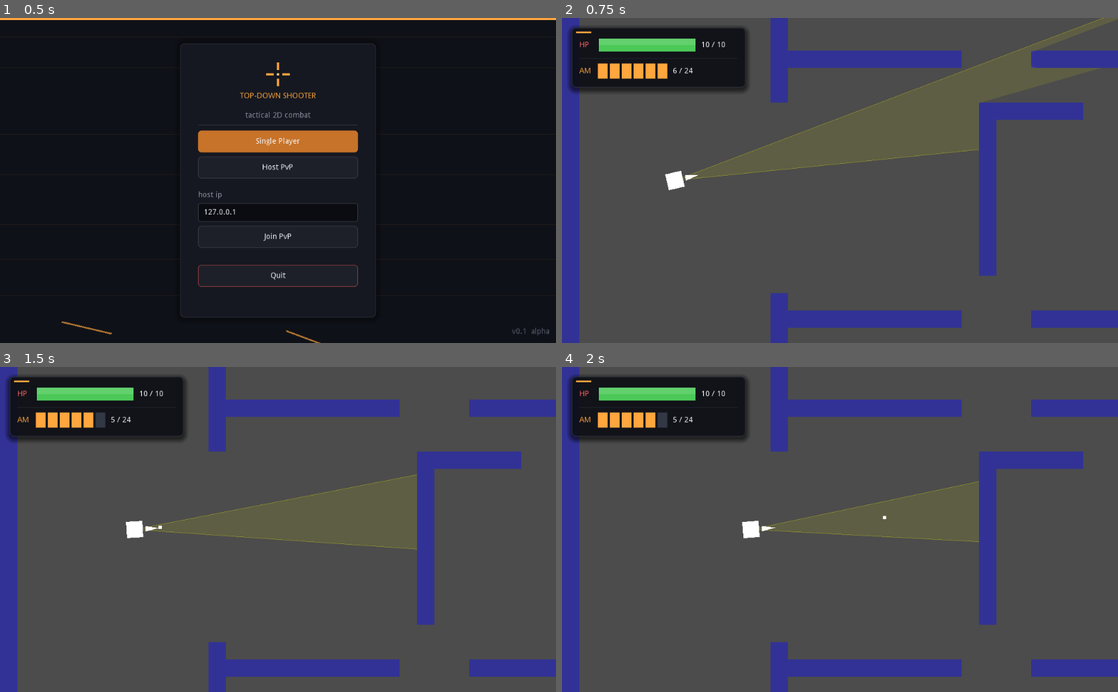
Above: before the commit, frames 1-4 (two rows, left to right).
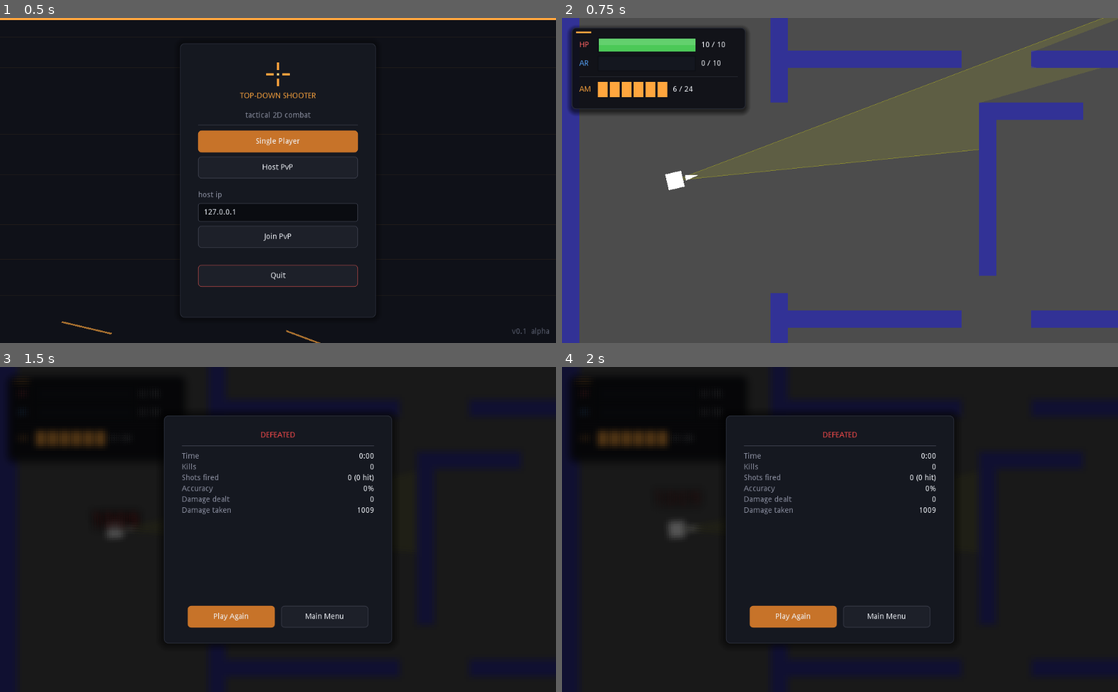
Above: after the commit, the same moments.

Repository: tvorj/topdownshooter
Game: Godot game, scene res://MainMenu.tscn
The game is run twice, just before and just after one commit, with the same random seed, the same clock (stepped at 60 frames per second) and the same inputs. The engine's default icon, where the game draws it, is replaced by a stand-in: a white triangle on a blue panel in a dark square.
Inputs (mouse positions are in pixels of both pictures, inside the frame that each line leads up to):
- Up to frame 1 (0.5 s): no input
- Up to frame 2 (0.75 s): click "Single Player" at 0.5 s
- Up to frame 3 (1.5 s): tap Enter at 1.25 s; move the mouse to (400, 513) at 1.27 s; hold D (move_right) from 1.28 s (still down); hold X from 1.28 s (still down); click (400, 513) at 1.35 s
- Up to frame 4 (2 s): keep holding D (move_right); keep holding X

Frame 1 is identical in both runs. In frame 2, 3.2% of the frame differs, in the area x 1-34%, y 13-30%; in frame 3, 96%, in the area x 0-100%, y 0-100%; in frame 4, 96%.

Commit message:
Add armor system: implement armor pickups, UI, and related mechanics

Diff:
--- /dev/null
+++ b/ArmorPickup.gd
@@ -0,0 +1,92 @@
+extends Area2D
+
+export var armor_amount = 4
+export var life_time = 20.0
+export var bob_speed = 4.0
+export var bob_height = 4.0
+
+onready var tween = $Tween
+onready var polygon = $Polygon2D
+onready var collision_shape = $CollisionShape2D
+
+var base_position = Vector2.ZERO
+var age = 0.0
+var picked = false
+
+
+func _ready():
+	add_to_group("armor_pickup")
+
+	monitoring = true
+	monitorable = true
+	z_index = 50
+
+	if polygon:
+		polygon.z_index = 50
+
+	if collision_shape:
+		collision_shape.disabled = false
+
+	if not is_connected("body_entered", self, "_on_ArmorPickup_body_entered"):
+		connect("body_entered", self, "_on_ArmorPickup_body_entered")
+
+	base_position = global_position
+
+	scale = Vector2(0.2, 0.2)
+	modulate.a = 0.0
+
+	tween.interpolate_property(self, "scale",
+		Vector2(0.2, 0.2), Vector2(1.0, 1.0),
+		0.25, Tween.TRANS_BACK, Tween.EASE_OUT)
+	tween.interpolate_property(self, "modulate:a",
+		0.0, 1.0, 0.25, Tween.TRANS_SINE, Tween.EASE_OUT)
+	tween.start()
+
+
+func _process(delta):
+	if picked:
+		return
+
+	age += delta
+	global_position.y = base_position.y + sin(age * bob_speed) * bob_height
+
+	if age >= life_time:
+		despawn()
+
+
+func _on_ArmorPickup_body_entered(body):
+	if picked:
+		return
+
+	if body.has_method("add_armor"):
+		var was_added = body.add_armor(armor_amount)
+		if was_added:
+			pickup()
+
+
+func pickup():
+	picked = true
+	tween.stop_all()
+	tween.interpolate_property(self, "scale",
+		scale, Vector2(1.4, 1.4),
+		0.12, Tween.TRANS_SINE, Tween.EASE_OUT)
+	tween.interpolate_property(self, "modulate:a",
+		modulate.a, 0.0,
+		0.12, Tween.TRANS_SINE, Tween.EASE_OUT)
+	tween.start()
+	yield(tween, "tween_all_completed")
+	queue_free()
+
+
+func despawn():
+	picked = true
+	tween.stop_all()
+	tween.interpolate_property(self, "scale",
+		scale, Vector2(0.2, 0.2),
+		0.2, Tween.TRANS_SINE, Tween.EASE_IN)
+	tween.interpolate_property(self, "modulate:a",
+		modulate.a, 0.0,
+		0.2, Tween.TRANS_SINE, Tween.EASE_IN)
+	tween.start()
+	yield(tween, "tween_all_completed")
+	queue_free()
--- /dev/null
+++ b/ArmorPickup.tscn
@@ -0,0 +1,28 @@
+[gd_scene load_steps=3 format=2]
+
+[ext_resource path="res://ArmorPickup.gd" type="Script" id=1]
+
+[sub_resource type="RectangleShape2D" id=1]
+extents = Vector2( 20, 20 )
+
+[node name="ArmorPickup" type="Area2D"]
+script = ExtResource( 1 )
+
+[node name="CollisionShape2D" type="CollisionShape2D" parent="."]
+shape = SubResource( 1 )
+
+[node name="Polygon2D" type="Polygon2D" parent="."]
+color = Color( 0.345, 0.65, 1, 1 )
+polygon = PoolVector2Array( -16, -16, 16, -16, 16, 16, -16, 16 )
+
+[node name="ShieldOutline" type="Polygon2D" parent="."]
+color = Color( 1, 1, 1, 0.95 )
+polygon = PoolVector2Array( 0, -12, 10, -7, 10, 3, 0, 12, -10, 3, -10, -7 )
+
+[node name="ShieldInner" type="Polygon2D" parent="."]
+color = Color( 0.18, 0.45, 0.85, 1 )
+polygon = PoolVector2Array( 0, -8, 7, -5, 7, 2, 0, 8, -7, 2, -7, -5 )
+
+[node name="Tween" type="Tween" parent="."]
+
+[connection signal="body_entered" from="." to="." method="_on_ArmorPickup_body_entered"]
--- /dev/null
+++ b/ArmorSpawner.gd
@@ -0,0 +1,62 @@
+extends Node2D
+
+export(PackedScene) var ArmorPickupScene
+export var spawn_interval = 12.0
+export var max_pickups = 2
+export var spawn_on_start = true
+export var occupied_radius = 24.0
+
+onready var spawn_points_root = get_node_or_null("../ArmorSpawnPoints")
+
+var spawn_timer = 0.0
+
+
+func _ready():
+	randomize()
+	if spawn_on_start:
+		for _i in range(max_pickups):
+			try_spawn_pickup()
+	spawn_timer = spawn_interval
+
+
+func _process(delta):
+	if ArmorPickupScene == null or spawn_points_root == null:
+		return
+
+	spawn_timer -= delta
+	if spawn_timer <= 0:
+		spawn_timer = spawn_interval
+		try_spawn_pickup()
+
+
+func try_spawn_pickup():
+	if ArmorPickupScene == null or spawn_points_root == null:
+		return
+
+	var existing = get_tree().get_nodes_in_group("armor_pickup")
+	if existing.size() >= max_pickups:
+		return
+
+	var points = spawn_points_root.get_children()
+	if points.size() == 0:
+		return
+
+	var free_points = []
+	for sp in points:
+		var taken = false
+		for p in existing:
+			if p.global_position.distance_to(sp.global_position) < occupied_radius:
+				taken = true
+				break
+		if not taken:
+			free_points.append(sp)
+
+	if free_points.size() == 0:
+		return
+
+	var point = free_points[randi() % free_points.size()]
+	var pickup = ArmorPickupScene.instance()
+	pickup.position = point.global_position
+	get_parent().add_child(pickup)
+	if pickup.has_method("set_spawn_position"):
+		pickup.set_spawn_position(point.global_position)
--- a/Player.gd
+++ b/Player.gd
@@ -8,6 +8,8 @@
 export var speed = 200
 export var hp = 10
 export var max_hp = 10
+export var armor = 0
+export var max_armor = 10
 
 # --- Vision ---
 export var vision_distance = 5000
@@ -47,6 +49,8 @@
 onready var hp_bar_fill = get_node_or_null("../UI/Hud/HpRow/HpBarBg/HpBarFill")
 onready var ammo_text = get_node_or_null("../UI/Hud/AmmoRow/AmmoText")
 onready var ammo_icons = get_node_or_null("../UI/Hud/AmmoRow/AmmoIcons")
+onready var armor_text = get_node_or_null("../UI/Hud/ArmorRow/ArmorText")
+onready var armor_bar_fill = get_node_or_null("../UI/Hud/ArmorRow/ArmorBarBg/ArmorBarFill")
 
 # --- Network sync ---
 puppet var puppet_pos = Vector2.ZERO
@@ -56,6 +60,8 @@
 func _is_local():
 	return not GameState.is_pvp() or is_network_master()
 
+
+var _x_was_pressed = false
 
 func _ready():
 	current_ammo = magazine_size
@@ -65,6 +71,7 @@
 	if _is_local():
 		update_hp_ui()
 		update_ammo_ui()
+		update_armor_ui()
 	update()
 
 
@@ -125,6 +132,11 @@
 	if Input.is_key_pressed(KEY_R):
 		start_reload()
 
+	var x_now = Input.is_key_pressed(KEY_X)
+	if x_now and not _x_was_pressed:
+		suicide()
+	_x_was_pressed = x_now
+
 	if Input.is_action_just_pressed("click") and shoot_timer <= 0:
 		try_shoot()
 
@@ -136,6 +148,7 @@
 const HP_COLOR_LOW = Color(1.0, 0.298, 0.298, 1)
 const AMMO_COLOR_FULL = Color(1.0, 0.65, 0.243, 1)
 const AMMO_COLOR_EMPTY = Color(0.2, 0.22, 0.27, 1)
+const ARMOR_COLOR = Color(0.345, 0.65, 1.0, 1)
 
 func update_hp_ui():
 	if not _is_local():
@@ -152,6 +165,18 @@
 			hp_bar_fill.color = HP_COLOR_MID
 		else:
 			hp_bar_fill.color = HP_COLOR_LOW
+
+
+func update_armor_ui():
+	if not _is_local():
+		return
+	var ratio = clamp(float(armor) / float(max(max_armor, 1)), 0.0, 1.0)
+	if armor_text:
+		armor_text.text = str(armor) + " / " + str(max_armor)
+	if armor_bar_fill:
+		armor_bar_fill.anchor_right = ratio
+		armor_bar_fill.margin_right = 0
+		armor_bar_fill.color = ARMOR_COLOR
 
 
 func update_ammo_ui():
@@ -298,8 +323,8 @@
 		new_hp = max_hp
 
 	if GameState.is_pvp():
-		_apply_hp(new_hp, 0)
-		rpc("sync_hp", new_hp, 0)
+		_apply_armor_hp(armor, new_hp, 0)
+		rpc("sync_armor_hp", armor, new_hp, 0)
 	else:
 		hp = new_hp
 		update_hp_ui()
@@ -307,6 +332,30 @@
 	return true
 
 
+func add_armor(amount) -> bool:
+	if is_dead:
+		return false
+	if armor >= max_armor:
+		return false
+
+	if GameState.is_pvp():
+		if not get_tree().is_network_server():
+			return false
+
+	var new_armor = armor + amount
+	if new_armor > max_armor:
+		new_armor = max_armor
+
+	if GameState.is_pvp():
+		_apply_armor_hp(new_armor, hp, 0)
+		rpc("sync_armor_hp", new_armor, hp, 0)
+	else:
+		armor = new_armor
+		update_armor_ui()
+
+	return true
+
+
 # --- Damage / death ---
 
 func take_damage(amount):
@@ -316,39 +365,59 @@
 	if GameState.is_pvp():
 		if not get_tree().is_network_server():
 			return
-		var new_hp = hp - amount
+		var soak = min(armor, amount)
+		var new_armor = armor - soak
+		var dmg_through = amount - soak
+		var new_hp = hp - dmg_through
 		if new_hp < 0:
 			new_hp = 0
-		_apply_hp(new_hp, amount)
-		rpc("sync_hp", new_hp, amount)
+		_apply_armor_hp(new_armor, new_hp, amount)
+		rpc("sync_armor_hp", new_armor, new_hp, amount)
 	else:
-		_apply_damage(amount)
-
-
-remote func sync_hp(new_hp, amount):
-	_apply_hp(new_hp, amount)
-
-
-func _apply_damage(amount):
-	var new_hp = hp - amount
-	if new_hp < 0:
-		new_hp = 0
-	_apply_hp(new_hp, amount)
-
-
-func _apply_hp(new_hp, amount):
+		var soak = min(armor, amount)
+		var new_armor = armor - soak
+		var dmg_through = amount - soak
+		var new_hp = hp - dmg_through
+		if new_hp < 0:
+			new_hp = 0
+		_apply_armor_hp(new_armor, new_hp, amount)
+
+
+remote func sync_armor_hp(new_armor, new_hp, amount):
+	_apply_armor_hp(new_armor, new_hp, amount)
+
+
+func _apply_armor_hp(new_armor, new_hp, amount):
 	if is_dead:
 		return
 	if amount > 0 and _is_local():
 		stats.damage_taken += amount
+	armor = new_armor
 	hp = new_hp
 	update_hp_ui()
+	update_armor_ui()
 	if DamageNumberScene and amount > 0:
 		var dmg = DamageNumberScene.instance()
 		get_parent().add_child(dmg)
 		dmg.setup(amount, global_position)
 	if hp <= 0:
 		die()
+
+
+func suicide():
+	if is_dead:
+		return
+	if not _is_local():
+		return
+	if GameState.is_pvp() and not get_tree().is_network_server():
+		rpc_id(1, "net_suicide")
+	else:
+		take_damage(hp + armor + 999)
+
+
+remote func net_suicide():
+	if get_tree().is_network_server():
+		take_damage(hp + armor + 999)
 
 
 func die():
@@ -434,7 +503,7 @@
 	return true
 
 
-const TARGET_BODY_RADIUS_ENEMY = 32.0
+const TARGET_BODY_RADIUS_ENEMY = 16.0
 const TARGET_BODY_RADIUS_PLAYER = 18.0
 
 func is_strictly_in_fov(target) -> bool:
--- a/World.gd
+++ b/World.gd
@@ -159,6 +159,8 @@
 	for pk in get_tree().get_nodes_in_group("ammo_pickup"):
 		pk.set_process(false)
 	for pk in get_tree().get_nodes_in_group("health_pickup"):
+		pk.set_process(false)
+	for pk in get_tree().get_nodes_in_group("armor_pickup"):
 		pk.set_process(false)
 
 
--- a/World.tscn
+++ b/World.tscn
@@ -6,6 +6,8 @@
 [ext_resource path="res://AmmoPickup.tscn" type="PackedScene" id=6]
 [ext_resource path="res://HealthSpawner.gd" type="Script" id=7]
 [ext_resource path="res://HealthPickup.tscn" type="PackedScene" id=8]
+[ext_resource path="res://ArmorSpawner.gd" type="Script" id=9]
+[ext_resource path="res://ArmorPickup.tscn" type="PackedScene" id=10]
 
 [sub_resource type="ConvexPolygonShape2D" id=3]
 points = PoolVector2Array( 0, 0, 32, 0, 32, 32, 0, 32 )
@@ -81,7 +83,7 @@
 margin_left = 18.0
 margin_top = 18.0
 margin_right = 338.0
-margin_bottom = 128.0
+margin_bottom = 168.0
 
 [node name="HudBg" type="Panel" parent="UI/Hud"]
 anchor_right = 1.0
@@ -148,18 +150,72 @@
 custom_colors/font_color = Color( 0.95, 0.96, 0.98, 1 )
 text = "10 / 10"
 
+[node name="ArmorRow" type="HBoxContainer" parent="UI/Hud"]
+margin_left = 14.0
+margin_top = 52.0
+margin_right = 306.0
+margin_bottom = 80.0
+custom_constants/separation = 10
+
+[node name="ArmorIcon" type="Label" parent="UI/Hud/ArmorRow"]
+margin_top = 6.0
+margin_right = 24.0
+margin_bottom = 22.0
+rect_min_size = Vector2( 24, 0 )
+custom_colors/font_color = Color( 0.345, 0.65, 1, 1 )
+text = "AR"
+
+[node name="ArmorBarBg" type="ColorRect" parent="UI/Hud/ArmorRow"]
+margin_left = 34.0
+margin_right = 214.0
+margin_bottom = 28.0
+rect_min_size = Vector2( 180, 18 )
+color = Color( 0.039, 0.047, 0.067, 1 )
+
+[node name="ArmorBarInset" type="ColorRect" parent="UI/Hud/ArmorRow/ArmorBarBg"]
+anchor_right = 1.0
+anchor_bottom = 1.0
+margin_left = 1.0
+margin_top = 1.0
+margin_right = -1.0
+margin_bottom = -1.0
+color = Color( 0.08, 0.09, 0.12, 1 )
+
+[node name="ArmorBarFill" type="ColorRect" parent="UI/Hud/ArmorRow/ArmorBarBg"]
+anchor_right = 0.0
+anchor_bottom = 1.0
+margin_left = 2.0
+margin_top = 2.0
+margin_right = 0.0
+margin_bottom = -2.0
+color = Color( 0.345, 0.65, 1, 1 )
+
+[node name="ArmorBarGloss" type="ColorRect" parent="UI/Hud/ArmorRow/ArmorBarBg/ArmorBarFill"]
+anchor_right = 1.0
+anchor_bottom = 0.5
+color = Color( 1, 1, 1, 0.13 )
+mouse_filter = 2
+
+[node name="ArmorText" type="Label" parent="UI/Hud/ArmorRow"]
+margin_left = 224.0
+margin_top = 6.0
+margin_right = 292.0
+margin_bottom = 22.0
+custom_colors/font_color = Color( 0.95, 0.96, 0.98, 1 )
+text = "0 / 10"
+
 [node name="RowDivider" type="ColorRect" parent="UI/Hud"]
 margin_left = 14.0
-margin_top = 56.0
+margin_top = 90.0
 margin_right = 306.0
-margin_bottom = 57.0
+margin_bottom = 91.0
 color = Color( 0.235, 0.247, 0.298, 0.5 )
 
 [node name="AmmoRow" type="HBoxContainer" parent="UI/Hud"]
 margin_left = 14.0
-margin_top = 66.0
+margin_top = 100.0
 margin_right = 306.0
-margin_bottom = 94.0
+margin_bottom = 128.0
 custom_constants/separation = 10
 
 [node name="AmmoIcon" type="Label" parent="UI/Hud/AmmoRow"]
@@ -404,5 +460,22 @@
 max_pickups = 4
 HealthPickupScene = ExtResource( 8 )
 
+[node name="ArmorSpawnPoints" type="Node2D" parent="."]
+
+[node name="ArmorSpawnPoint1" type="Position2D" parent="ArmorSpawnPoints"]
+position = Vector2( 912, 784 )
+
+[node name="ArmorSpawnPoint2" type="Position2D" parent="ArmorSpawnPoints"]
+position = Vector2( 1648, 784 )
+
+[node name="ArmorSpawnPoint3" type="Position2D" parent="ArmorSpawnPoints"]
+position = Vector2( 1296, 624 )
+
+[node name="ArmorSpawner" type="Node2D" parent="."]
+script = ExtResource( 9 )
+spawn_interval = 25.0
+max_pickups = 1
+ArmorPickupScene = ExtResource( 10 )
+
 [connection signal="pressed" from="UI/GameOverScreen/Center/Card/Margin/VBox/ButtonRow/PlayAgainBtn" to="." method="_on_PlayAgainBtn_pressed"]
 [connection signal="pressed" from="UI/GameOverScreen/Center/Card/Margin/VBox/ButtonRow/MainMenuBtn" to="." method="_on_MainMenuBtn_pressed"]
--- a/enemy.tscn
+++ b/enemy.tscn
@@ -6,7 +6,7 @@
 [ext_resource path="res://DamageNumber.tscn" type="PackedScene" id=4]
 
 [sub_resource type="RectangleShape2D" id=1]
-extents = Vector2( 32, 31.5 )
+extents = Vector2( 10, 10 )
 
 [node name="enemy" type="KinematicBody2D" groups=["enemy"]]
 script = ExtResource( 2 )
@@ -14,8 +14,8 @@
 DamageNumberScene = ExtResource( 4 )
 
 [node name="Sprite" type="Sprite" parent="."]
+scale = Vector2( 0.5, 0.5 )
 texture = ExtResource( 1 )
 
 [node name="CollisionShape2D" type="CollisionShape2D" parent="." groups=["enemy"]]
-position = Vector2( 0, -0.5 )
 shape = SubResource( 1 )
--- a/project.godot
+++ b/project.godot
@@ -31,7 +31,7 @@
 
 click={
 "deadzone": 0.5,
-"events": [ Object(InputEventMouseButton,"resource_local_to_ …(183 unchanged characters)… ( 0, 0 ),"factor":1.0,"button_index":1,"pressed":false,"doubleclick":false,"script":null)
+"events": [ Object(InputEventMouseButton,"resource_local_to_ …(183 unchanged characters)… ( 0, 0 ),"factor":1.0,"button_index":1,"canceled":false,"pressed":false,"doubleclick":false,"script":null)
  ]
 }
 move_up={
Not shown: 1 places in World.tscn that only renumber resources
Not shown, changed: README.md
